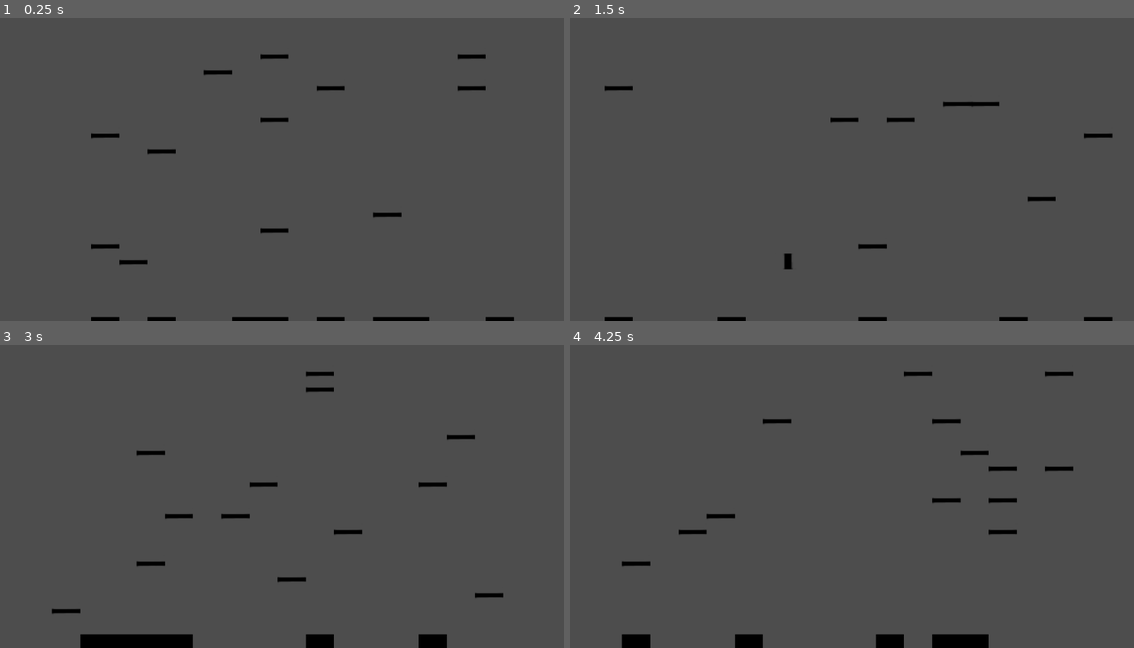
Above: before the commit, frames 1-4 (two rows, left to right).
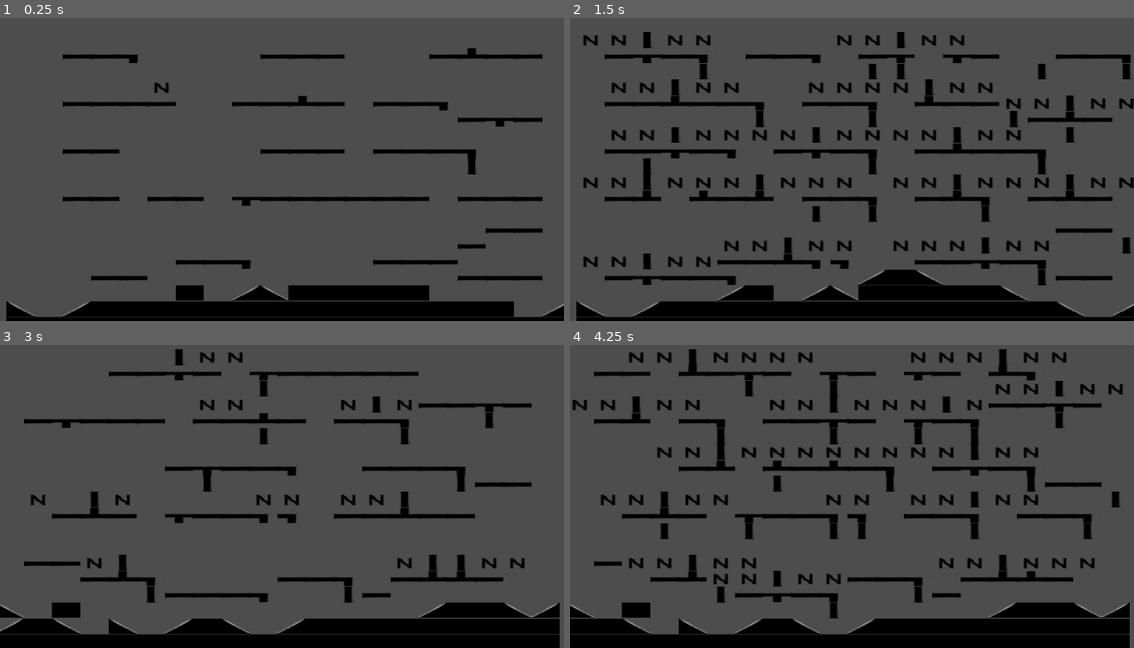
Above: after the commit, the same moments.

Repository: Deiuca/Platform-CA-Sincrono
Game: Godot game, scene res://progetto.tscn
Two runs of this game, one before a commit and one after it. Both use one fixed random seed, a clock stepped at 60 frames per second and the inputs below.
Inputs:
- Up to frame 1 (0.25 s): no input
- Up to frame 2 (1.5 s): tap Enter at 0.5 s; hold I 0.53-1.28 s; tap I at 1.35 s
- Up to frame 3 (3 s): tap Space at 2 s; hold R 2.03-2.78 s; tap I at 2.3, 2.85 s; tap Enter at 2.75 s
- Up to frame 4 (4.25 s): tap Space at 3.5 s; hold I from 3.53 s (still down)

The runs differ from the first frame. In frame 1, 12% of the frame differs, in the area x 1-100%, y 10-100%; in frame 2, 20%; in frame 3, 15%; in frame 4, 20%, in the area x 0-100%, y 1-100%.

Commit message:
Commit x 1° Push

Diff:
--- a/cella.gd
+++ b/cella.gd
@@ -36,7 +36,7 @@
 	var num_vicini_allargati_aria = vicini_allargati_con_stato(Init.tipi.ARIA)
 	var num_vicini_allargati_piattaforma = vicini_allargati_con_stato(Init.tipi.PLATFORM)
 
-	#(1) Se tutti vicini sono ARIA % diventi muro
+	#(1) Se tutti vicini sono ARIA % diventi platform
 	if (num_vicini_aria + num_vicini_allargati_aria) == 24 :
 		if( self.tipo == Init.tipi.ARIA ):
 			if determina_se_accade(8.0):
@@ -101,12 +101,9 @@
 		if determina_se_accade(30.0):
 				return Init.tipi.NEMICO
 
-	#Se nessuna regola applicata:
-	return self.default_tipo
-
 	#Regole x RAMPE MURO
 
-	#(13) Se Sx MURO; Dx ARIA; S MURO; SDx NON MURO
+	#(13) Se Sx MURO; Dx ARIA; G MURO; GDx NON RAMPA
 	if are_cells_stato([3], Init.tipi.MURO) and are_cells_stato([4], Init.tipi.ARIA) and are_cells_stato([6], Init.tipi.MURO, true) and  not are_cells_stato([7], Init.tipi.MURO_RAMPA_DOWN, true) :
 		if determina_se_accade(40.0):
 				return Init.tipi.MURO_RAMPA_DOWN
@@ -118,7 +115,10 @@
 
 	#(15) Se Dx e SX MURO -> MURO
 	if are_cells_stato([4], Init.tipi.MURO) and are_cells_stato([3], Init.tipi.MURO):
-		set_tipo(Init.tipi.MURO)
+		return Init.tipi.MURO
+
+	#Se nessuna regola applicata:
+	return self.tipo
 
 #Applica Regole Correzione
 func correggi():
@@ -144,6 +144,9 @@
 	#Controllo se VERTICALE compatibile con vicinato
 	if self.tipo == Init.tipi.VERTICALE and ( (not are_cells_stato([6], Init.tipi.PLATFORM_OBSTACLE) or not are_cells_stato([1], Init.tipi.ARIA)) and (not are_cells_stato([6], Init.tipi.ARIA) or not are_cells_stato([1], [Init.tipi.PLATFORM_OBSTACLE_DOWN, Init.tipi.EDGE_DOWN], true))):
 		set_tipo(Init.tipi.ARIA)
+	#Controllo se VERTICALE compatibile con vicinato
+	if self.tipo == Init.tipi.VERTICALE and not are_cells_stato([3,4], Init.tipi.ARIA):
+		set_tipo(Init.tipi.ARIA)
 
 	#Se Sx è PIATTAFORMA && VSx ARIA -> Piattaforma
 	if self.tipo == Init.tipi.ARIA  and are_cells_stato([3], Init.tipi.PLATFORM, true) and are_cells_stato([15], Init.tipi.ARIA, true):
--- a/generatore_livello.gd
+++ b/generatore_livello.gd
@@ -92,8 +92,6 @@
 			cella.vicinato_allargato[0] = suSx.vicini[0]
 			cella.vicinato_allargato[1] = suSx.vicini[1]
 			cella.vicinato_allargato[5] = suSx.vicini[3]
-			#cella.vicinato_allargato[2] = suSx.vicini[2]
-			#cella.vicinato_allargato[7] = suSx.vicini[5]
 		if cella.vicini[1] != null:
 			var su = cella.vicini[1]
 			cella.vicinato_allargato[2] = su.vicini[1]
@@ -105,7 +103,6 @@
 			cella.vicinato_allargato[3] = suDx.vicini[1]
 			cella.vicinato_allargato[4] = suDx.vicini[2]
 			cella.vicinato_allargato[6] = suDx.vicini[4]
-			#cella.vicinato_allargato[8] = suDx.vicini[7]
 		if cella.vicini[4] != null:
 			var dx = cella.vicini[4]
 			cella.vicinato_allargato[8] = dx.vicini[4]
@@ -114,7 +111,6 @@
 			cella.vicinato_allargato[10] = giuDx.vicini[4]
 			cella.vicinato_allargato[15] = giuDx.vicini[7]
 			cella.vicinato_allargato[14] = giuDx.vicini[6]
-			#cella.vicinato_allargato[13] = giuDx.vicini[5]
 		if cella.vicini[6] != null:
 			var giu = cella.vicini[6]
 			cella.vicinato_allargato[13] = giu.vicini[6]
@@ -143,16 +139,17 @@
 var count = 0
 # Called every frame. 'delta' is the elapsed time since the previous frame.
 func _process(delta):
-	while self.count < 20:
+	while self.count < 6:
 		cellular_automata()
+		for i in range(self.celle.size()):
+			self.celle[i].correggi()
+			pass
 		#TODO METODO CORREZIONI
 		self.count += 1
 
 func cellular_automata():
 	var nuova_griglia_stati = []
 	for i in range(self.celle.size()):
-		if i == 49:
-			pass
 		nuova_griglia_stati.append(self.celle[i].determina_tipo())
 	for i in range(self.celle.size()):
 		self.celle[i].set_tipo(nuova_griglia_stati[i])
--- a/project.godot
+++ b/project.godot
@@ -10,7 +10,7 @@
 
 [application]
 
-config/name="Platform Celluar Automata Sequenziale"
+config/name="Platform Celluar Automata Parallelo"
 run/main_scene="res://progetto.tscn"
 config/features=PackedStringArray("4.2", "Forward Plus")
 config/icon="res://icon.svg"
Not shown, changed: .DS_Store
